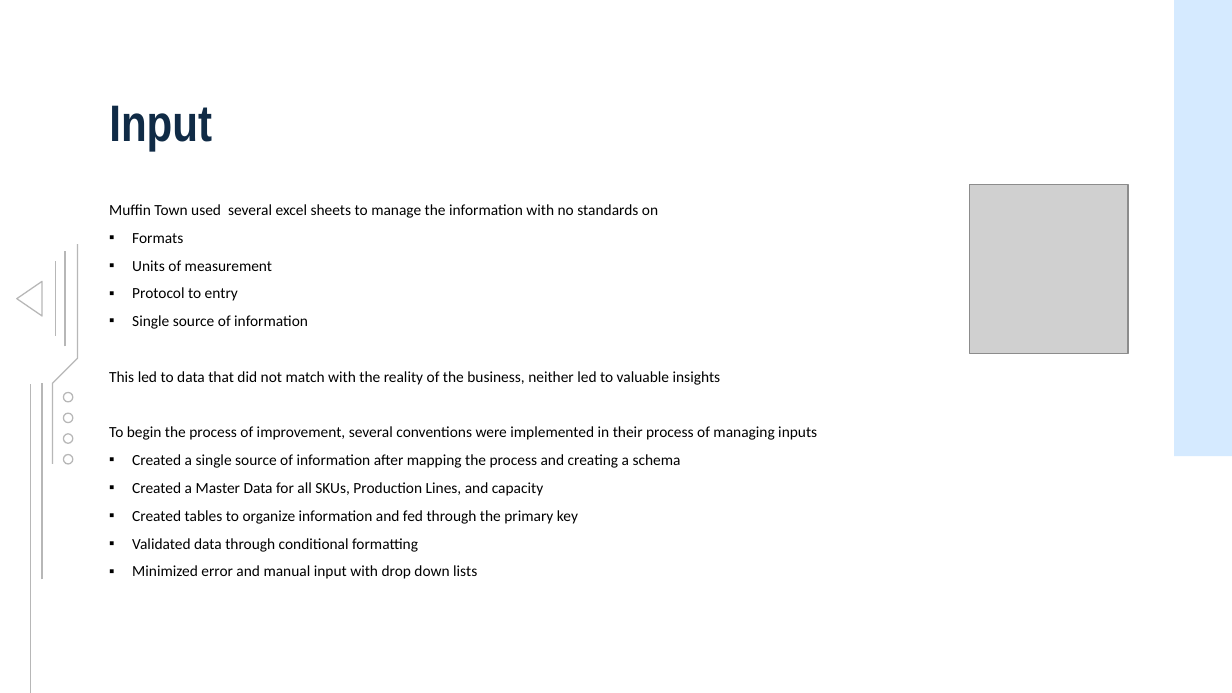
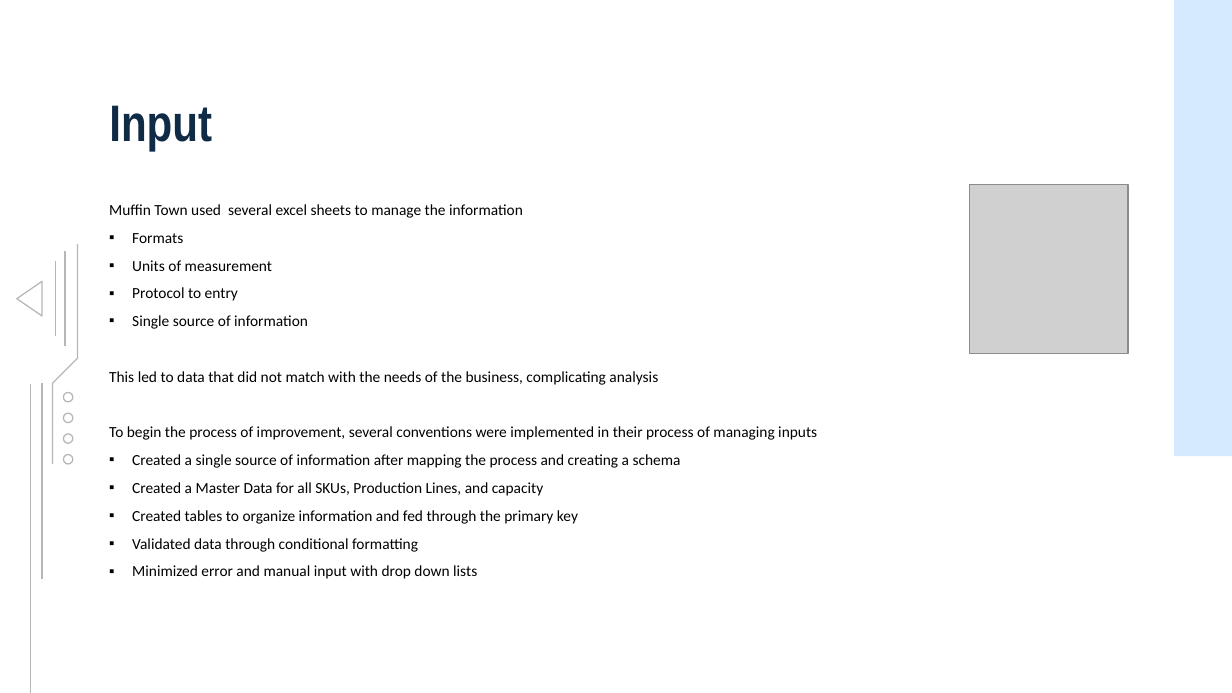
Before and after one commit to abd29696/OIM_7502_classwork, a slide deck: slide 4 of Muffintown Project/Muffintown_Final_Project.pptx. Drawn at 1232x693 pixels with LibreOffice and Linux fonts; fonts in the diff are those of the drawing; grey boxes stand for pictures. Boxes give left, top, right and bottom in pixels: in the first picture for what was removed or moved away, otherwise in the second. Text is boxed around its words. In the diff, an @@ line names an element or a change of style, - is before the commit and + after.

```diff
--- a/Muffintown Project/Muffintown_Final_Project.pptx
+++ b/Muffintown Project/Muffintown_Final_Project.pptx
@@ text at [109,204,523,218]: text changed @@
-Muffin Town used several excel sheets to manage the information with no standards on
+Muffin Town used several excel sheets to manage the information
@@ text at [109,371,658,385]: text changed @@
-This led to data that did not match with the reality of the business, neither led to valuable insights
+This led to data that did not match with the needs of the business, complicating analysis
```
Also in this commit, not shown: 1 other slide changed, 4 other files.
